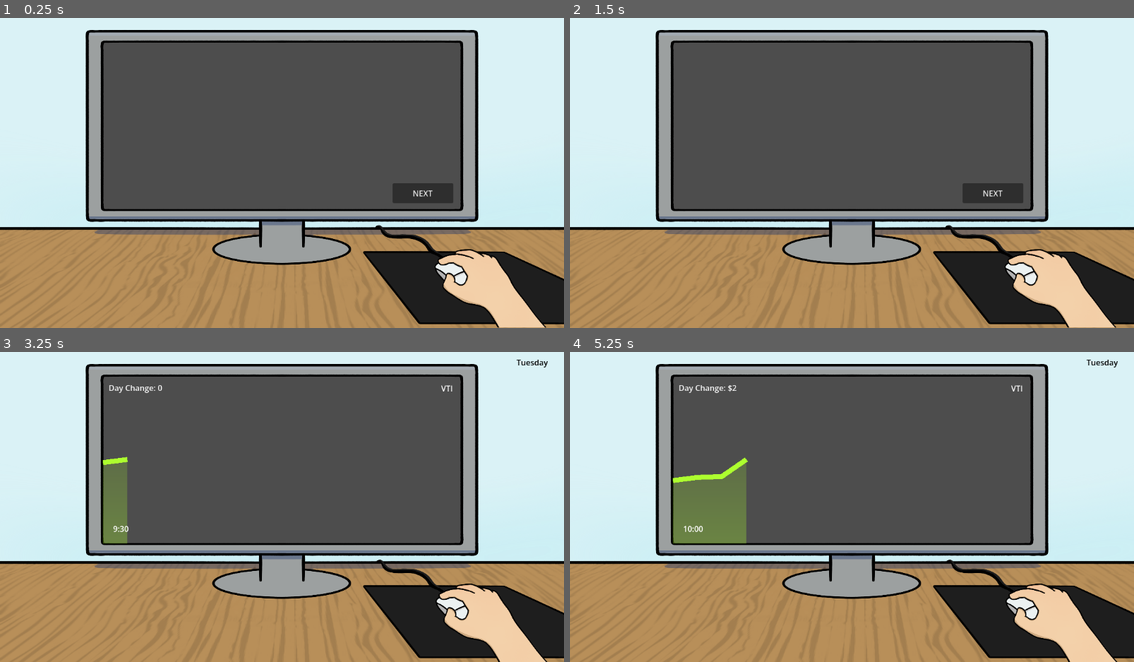
Above: before the commit, frames 1-4 (two rows, left to right).
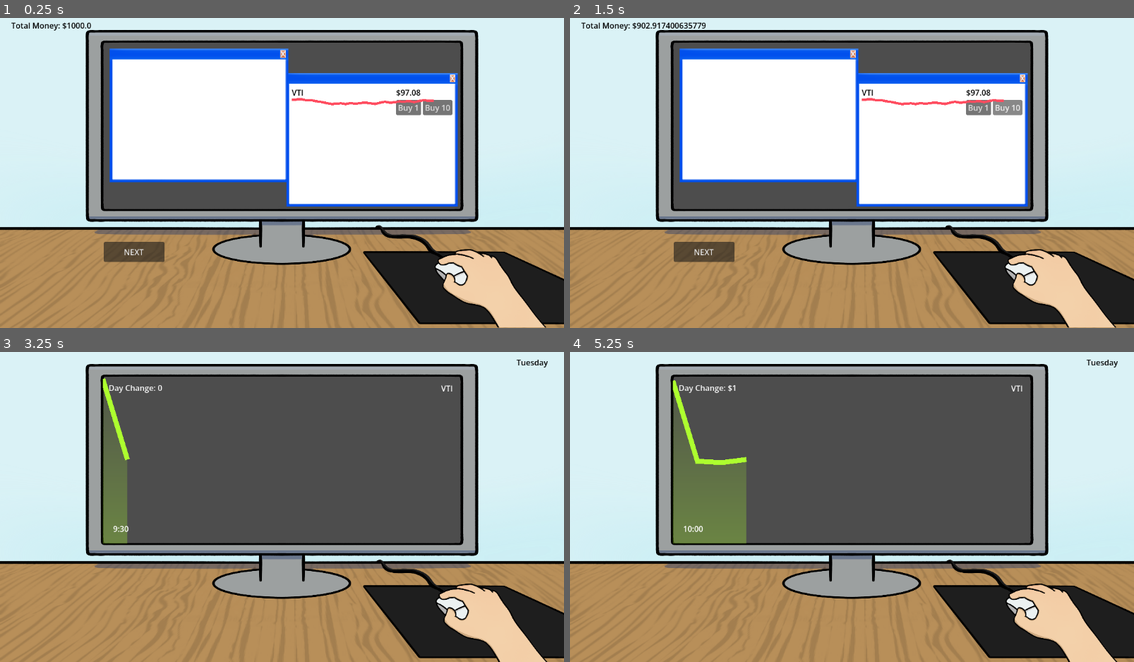
Above: after the commit, the same moments.

Repository: connorheyz/jamfest-2026-buy-signal-game
Game: Godot game, scene res://shop/shop.tscn
The game is run twice, just before and just after one commit, with the same random seed, the same clock (stepped at 60 frames per second) and the same inputs. The project has no main scene, so this scene is started directly. The engine's default icon, where the game draws it, is replaced by a stand-in: a white triangle on a blue panel in a dark square.
Inputs (mouse positions are in pixels of both pictures, inside the frame that each line leads up to):
- Up to frame 1 (0.25 s): no input
- Up to frame 2 (1.5 s): click (976, 107) at 0.5 s, where only the run after the commit has a clickable "Buy 1"; click (1009, 107) at 1.25 s, where only the run after the commit has a clickable "Buy 10"
- Up to frame 3 (3.25 s): click "NEXT" at 2 s; tap Enter at 2.75 s; move the mouse to (406, 488) at 2.77 s; hold A (buy) from 2.78 s (still down)
- Up to frame 4 (5.25 s): tap Space at 3.5 s; move the mouse to (739, 519) at 3.52 s; release A (buy) at 3.53 s; tap A (buy) at 3.6, 4.55, 5.1 s; move the mouse to (908, 432) at 4.27 s; hold D (sell) 4.28-5.03 s; tap Enter at 5 s; move the mouse to (823, 565) at 5.02 s

The runs differ from the first frame. In frame 1, 28% of the frame differs, in the area x 2-82%, y 1-79%; in frame 2, 28%; in frame 3, 0.6%; in frame 4, 1.3%.

Commit message:
Minor changes

Diff:
--- a/desktop/money_count.gd
+++ b/desktop/money_count.gd
@@ -22,7 +22,7 @@
 
 func set_label_text(value: float):
 	if value < 0:
-		text = "-$" + ('%.2f' % value)
+		text = "-$" + ('%.2f' % -value)
 		return
 	text = "$" + ('%.2f' % value)
 
--- /dev/null
+++ b/items/your_name_mug.tres
@@ -0,0 +1,12 @@
+[gd_resource type="Resource" script_class="SwagItem" format=3 uid="uid://c3bd0pq4i5i4m"]
+
+[ext_resource type="Script" uid="uid://db52rps2mfkon" path="res://shop/item.gd" id="1_e006u"]
+[ext_resource type="Texture2D" uid="uid://7loh41p8vpjr" path="res://test/Mug_Shop.png" id="2_8jkhe"]
+
+[resource]
+script = ExtResource("1_e006u")
+price = 100.0
+swag_points = 10.0
+name = "\"Your Name\" Mug"
+shop_icon = ExtResource("2_8jkhe")
+metadata/_custom_type_script = "uid://db52rps2mfkon"
--- a/player/player_save_state.gd
+++ b/player/player_save_state.gd
@@ -3,9 +3,22 @@
 
 var game_states: Array[GameState]
 
-var current_money: float
+var current_money: float = 1000
 
 var current_day: int = 0
 
+var holdings: = {}
+
+var stock_prices: = {}
+
+var items: Array[SwagItem]
+
 var previous_day_close: float
+
+@export var unlocked_items: Array[SwagItem]
+@export var unlocked_stocks: Array[Stock]
+
+func _ready() -> void:
+	stock_prices["VTI"] = 100;
+
 var holding: bool
--- a/price_engine/stock.gd
+++ b/price_engine/stock.gd
@@ -10,6 +10,8 @@
 var dont_change: int ## number of ticks to wait until rerolling out again; set by active cue
 var volatility: float
 var background_volatility: float
+
+var ticker: String = "VTI"
 
 enum FunctionType {
 	RANDOM,
--- /dev/null
+++ b/shop/item.gd
@@ -0,0 +1,9 @@
+extends Resource
+class_name SwagItem
+
+@export var price: float
+@export var swag_points: float
+
+@export var name: String
+
+@export var shop_icon: Texture2D
--- /dev/null
+++ b/shop/item_shop.gd
@@ -0,0 +1,21 @@
+extends VBoxContainer
+class_name ItemContainer
+
+var items: Array[SwagItem]
+var shop_item_scene: PackedScene
+
+# Called when the node enters the scene tree for the first time.
+func _ready() -> void:
+	get_parent().mouse_entered.connect(_bring_item_to_front)
+	items.clear()
+	for item in PlayerSaveState.unlocked_items:
+		if item not in PlayerSaveState.items:
+			items.append(item)
+	shop_item_scene = preload("res://shop/shop_item.tscn")
+	for item in items:
+		var shop_item_bar = shop_item_scene.instantiate()
+		shop_item_bar.item = item
+		add_child(shop_item_bar)
+
+func _bring_item_to_front() -> void:
+	z_index += 2
--- a/shop/shop.tscn
+++ b/shop/shop.tscn
@@ -2,8 +2,13 @@
 
 [ext_resource type="Texture2D" uid="uid://bwcp3gc2fhxd6" path="res://test/BaseBG.png" id="3_qsoi6"]
 [ext_resource type="Texture2D" uid="uid://dqqxtbnb1y38b" path="res://test/Hand.png" id="4_3mibv"]
-[ext_resource type="PackedScene" uid="uid://bh0n6ewvlmvep" path="res://desktop/minigame.tscn" id="4_mrnko"]
+[ext_resource type="Script" uid="uid://dmpl64mi8vmxh" path="res://shop/total_money_label.gd" id="4_mrnko"]
+[ext_resource type="Texture2D" uid="uid://o751xv776aef" path="res://test/Window.png" id="5_2wf2a"]
 [ext_resource type="Script" uid="uid://duspkodcoiisu" path="res://shop/next_button.gd" id="5_gy7ao"]
+[ext_resource type="Script" uid="uid://ded45xebtubf3" path="res://shop/item_shop.gd" id="7_orod7"]
+[ext_resource type="Script" uid="uid://cjhl6tca3aqc2" path="res://shop/stock_container.gd" id="9_bv5vx"]
+[ext_resource type="Script" uid="uid://th2tlyhy2w0t" path="res://price_engine/stock.gd" id="10_mmyc1"]
+[ext_resource type="Resource" uid="uid://be2tc1ql2dpmi" path="res://price_engine/stock.tres" id="10_orod7"]
 
 [node name="Shop" type="Control" unique_id=1725560712]
 layout_mode = 3
@@ -41,10 +46,66 @@
 
 [node name="Button" type="Button" parent="." unique_id=1471394089]
 layout_mode = 0
-offset_left = 802.0
-offset_top = 352.0
-offset_right = 926.0
-offset_bottom = 393.0
+offset_left = 212.0
+offset_top = 472.0
+offset_right = 336.0
+offset_bottom = 513.0
 text = "NEXT"
 script = ExtResource("5_gy7ao")
-minigame_scene = ExtResource("4_mrnko")
+
+[node name="Label" type="Label" parent="." unique_id=744864017]
+layout_mode = 0
+offset_left = 23.0
+offset_top = 18.0
+offset_right = 157.0
+offset_bottom = 70.0
+theme_override_colors/font_color = Color(0, 0, 0, 1)
+text = "Money: $500"
+script = ExtResource("4_mrnko")
+
+[node name="Shop" type="NinePatchRect" parent="." unique_id=776684479]
+z_index = 3
+layout_mode = 0
+offset_left = 224.0
+offset_top = 77.0
+offset_right = 589.0
+offset_bottom = 350.0
+size_flags_horizontal = 3
+size_flags_vertical = 3
+texture = ExtResource("5_2wf2a")
+patch_margin_left = 6
+patch_margin_top = 22
+patch_margin_right = 6
+patch_margin_bottom = 6
+
+[node name="ShopContainer" type="VBoxContainer" parent="Shop" unique_id=1839386935]
+layout_mode = 0
+offset_left = 13.0
+offset_top = 29.0
+offset_right = 352.0
+offset_bottom = 260.0
+script = ExtResource("7_orod7")
+
+[node name="StockShop" type="NinePatchRect" parent="." unique_id=637435342]
+z_index = 2
+layout_mode = 0
+offset_left = 585.0
+offset_top = 127.0
+offset_right = 935.0
+offset_bottom = 400.0
+size_flags_horizontal = 3
+size_flags_vertical = 3
+texture = ExtResource("5_2wf2a")
+patch_margin_left = 6
+patch_margin_top = 22
+patch_margin_right = 6
+patch_margin_bottom = 6
+
+[node name="StockContainer" type="VBoxContainer" parent="StockShop" unique_id=1427362734]
+layout_mode = 0
+offset_left = 11.0
+offset_top = 28.0
+offset_right = 339.0
+offset_bottom = 260.0
+script = ExtResource("9_bv5vx")
+stocks = Array[ExtResource("10_mmyc1")]([ExtResource("10_orod7")])
--- /dev/null
+++ b/shop/shop_item.gd
@@ -0,0 +1,26 @@
+extends HBoxContainer
+class_name ShopItem
+
+@export var buy_button: Button
+@export var price_label: Label
+@export var item_label: Label
+@export var item_icon: TextureRect
+
+@export var item: SwagItem
+
+# Called when the node enters the scene tree for the first time.
+func _ready() -> void:
+	buy_button.pressed.connect(_attempt_buy)
+	initialize_from_item(item)
+
+func _attempt_buy() -> void:
+	if (PlayerSaveState.current_money >= item.price):
+		PlayerSaveState.current_money -= item.price
+		PlayerSaveState.items.append(item)
+		queue_free()
+
+
+func initialize_from_item(item: SwagItem) -> void:
+	item_icon.texture = item.shop_icon
+	price_label.text = str(item.price)
+	item_label.text = item.name
--- /dev/null
+++ b/shop/shop_item.tscn
@@ -0,0 +1,34 @@
+[gd_scene format=3 uid="uid://bh3kcish21fcp"]
+
+[ext_resource type="Texture2D" uid="uid://cgyixomc34a5i" path="res://icon.svg" id="1_rchi8"]
+[ext_resource type="Script" uid="uid://dkfaii6jnoro0" path="res://shop/shop_item.gd" id="1_x1owf"]
+
+[node name="ShopItem" type="HBoxContainer" unique_id=1619776993 node_paths=PackedStringArray("buy_button", "price_label", "item_label", "item_icon")]
+script = ExtResource("1_x1owf")
+buy_button = NodePath("BuyContainer/BuyButton")
+price_label = NodePath("BuyContainer/PriceLabel")
+item_label = NodePath("ItemLabel")
+item_icon = NodePath("ItemIcon")
+
+[node name="ItemIcon" type="TextureRect" parent="." unique_id=2002947436]
+layout_mode = 2
+texture = ExtResource("1_rchi8")
+expand_mode = 3
+
+[node name="ItemLabel" type="Label" parent="." unique_id=422552996]
+layout_mode = 2
+size_flags_horizontal = 3
+theme_override_colors/font_color = Color(0, 0, 0, 1)
+text = "Item 1"
+
+[node name="BuyContainer" type="VBoxContainer" parent="." unique_id=337616089]
+layout_mode = 2
+
+[node name="PriceLabel" type="Label" parent="BuyContainer" unique_id=1589576568]
+layout_mode = 2
+theme_override_colors/font_color = Color(0, 0, 0, 1)
+text = "$100"
+
+[node name="BuyButton" type="Button" parent="BuyContainer" unique_id=547353989]
+layout_mode = 2
+text = "Buy"
--- /dev/null
+++ b/shop/stock_bar.gd
@@ -0,0 +1,40 @@
+extends HBoxContainer
+
+@export var stock_bar: StockTicker
+@export var stock: Stock
+
+@export var stock_ticker: Label
+@export var stock_price: Label
+
+@export var buy_ten: Button
+@export var buy_one: Button
+# Called when the node enters the scene tree for the first time.
+func _ready() -> void:
+	var price = 0
+	for i in range(30):
+		stock_bar.append_price(Price.new(price, i))
+		price += stock.get_next_diff()
+	if stock_bar.prices[-1].price > stock_bar.prices[0].price:
+		stock_bar.set_color(Color.GREEN_YELLOW)
+	if stock.ticker not in PlayerSaveState.holdings:
+		PlayerSaveState.stock_prices[stock.ticker] += stock_bar.prices[-1].price
+	stock_price.text = "$" + ('%.2f' % PlayerSaveState.stock_prices[stock.ticker])
+	stock_ticker.text = stock.ticker
+	buy_ten.pressed.connect(_attempt_buy_ten)
+	buy_one.pressed.connect(_attempt_buy_one)
+
+func _attempt_buy_ten() -> void:
+	if PlayerSaveState.current_money > PlayerSaveState.stock_prices[stock.ticker] * 10:
+		if stock.ticker in PlayerSaveState.holdings:
+			PlayerSaveState.holdings[stock.ticker] += 10
+		else:
+			PlayerSaveState.holdings[stock.ticker] = 10
+		PlayerSaveState.current_money -= PlayerSaveState.stock_prices[stock.ticker] * 10
+
+func _attempt_buy_one() -> void:
+	if PlayerSaveState.current_money > PlayerSaveState.stock_prices[stock.ticker]:
+		if stock.ticker in PlayerSaveState.holdings:
+			PlayerSaveState.holdings[stock.ticker] += 1
+		else:
+			PlayerSaveState.holdings[stock.ticker] = 1
+		PlayerSaveState.current_money -= PlayerSaveState.stock_prices[stock.ticker]
--- /dev/null
+++ b/shop/stock_bar.tscn
@@ -0,0 +1,61 @@
+[gd_scene format=3 uid="uid://dx4k86lq1e2by"]
+
+[ext_resource type="Script" uid="uid://cthybg66vpiyq" path="res://shop/stock_bar.gd" id="1_lwoi5"]
+[ext_resource type="Resource" uid="uid://be2tc1ql2dpmi" path="res://price_engine/stock.tres" id="2_dt6tl"]
+[ext_resource type="Script" uid="uid://b04apjaej1l6x" path="res://stock_chart/live_stock_ticker.gd" id="3_f83bh"]
+
+[node name="StockBar" type="HBoxContainer" unique_id=420853837 node_paths=PackedStringArray("stock_bar", "stock_ticker", "stock_price", "buy_ten", "buy_one")]
+script = ExtResource("1_lwoi5")
+stock_bar = NodePath("StockBox/LiveView")
+stock = ExtResource("2_dt6tl")
+stock_ticker = NodePath("StockBox/Ticker")
+stock_price = NodePath("BuyContainer/Price")
+buy_ten = NodePath("BuyContainer/BuyButtons/BuyTen")
+buy_one = NodePath("BuyContainer/BuyButtons/BuyOne")
+
+[node name="StockBox" type="VBoxContainer" parent="." unique_id=1934263757]
+layout_mode = 2
+size_flags_horizontal = 3
+
+[node name="Ticker" type="Label" parent="StockBox" unique_id=1010118792]
+layout_mode = 2
+theme_override_colors/font_color = Color(0, 0, 0, 1)
+text = "VTI"
+
+[node name="LiveView" type="Container" parent="StockBox" unique_id=1216769931]
+layout_mode = 2
+size_flags_vertical = 3
+script = ExtResource("3_f83bh")
+horizontal_spacing = 10.0
+vertical_scaling = 0.5
+follow_ticks = false
+
+[node name="StockLine" type="Line2D" parent="StockBox/LiveView" unique_id=906930679]
+unique_name_in_owner = true
+z_index = 5
+width = 5.0
+default_color = Color(1, 0.29656258, 0.37273479, 1)
+
+[node name="StockPolygon" type="Polygon2D" parent="StockBox/LiveView" unique_id=972420262]
+unique_name_in_owner = true
+z_index = 5
+color = Color(0.9991538, 0.59077847, 0.5653776, 1)
+
+[node name="BuyContainer" type="VBoxContainer" parent="." unique_id=1157045812]
+layout_mode = 2
+
+[node name="Price" type="Label" parent="BuyContainer" unique_id=650167422]
+layout_mode = 2
+theme_override_colors/font_color = Color(0, 0, 0, 1)
+text = "$4.57"
+
+[node name="BuyButtons" type="HBoxContainer" parent="BuyContainer" unique_id=1302051727]
+layout_mode = 2
+
+[node name="BuyOne" type="Button" parent="BuyContainer/BuyButtons" unique_id=260066879]
+layout_mode = 2
+text = "Buy 1"
+
+[node name="BuyTen" type="Button" parent="BuyContainer/BuyButtons" unique_id=720708857]
+layout_mode = 2
+text = "Buy 10"
--- /dev/null
+++ b/shop/stock_container.gd
@@ -0,0 +1,13 @@
+extends VBoxContainer
+class_name StockContainer
+
+@export var stocks: Array[Stock]
+var stock_item_scene: PackedScene
+
+# Called when the node enters the scene tree for the first time.
+func _ready() -> void:
+	stock_item_scene = preload("res://shop/stock_bar.tscn")
+	for stock in stocks:
+		var stock_item = stock_item_scene.instantiate()
+		stock_item.stock = stock
+		add_child(stock_item)
--- /dev/null
+++ b/shop/total_money_label.gd
@@ -0,0 +1,5 @@
+extends Label
+
+# Called every frame. 'delta' is the elapsed time since the previous frame.
+func _process(delta: float) -> void:
+	text = "Total Money: $" + str(PlayerSaveState.current_money)
--- a/stock_chart/live_stock_ticker.gd
+++ b/stock_chart/live_stock_ticker.gd
@@ -5,22 +5,30 @@
 @export var vertical_scaling: float = 3.0
 @export var ticker_size: float = 10.0
 
+@export var follow_ticks: bool = true
+
 var vertices: Array[Vector2]
 var prices: Array[Price]
 
 var origin_y: float
 var origin_x: float
+var size_x: float
+var size_y: float
 var floor: float = 0
 var offset: Vector2 = Vector2.ZERO
 
+var initialized: bool = false
+
 func _ready() -> void:
-	var size_x = get_global_rect().size.x
-	var size_y = get_global_rect().size.y
+	await get_tree().process_frame
+	size_x = get_global_rect().size.x
+	size_y = get_global_rect().size.y
 	var position_x = get_global_rect().position.x
 	var position_y = get_global_rect().position.y
 	origin_y = (position_y/size_y) + (size_y/2)
 	origin_x = (position_x/size_x)
 	floor = origin_y + size_y/2
+
 
 func price_to_height(price: Price) -> float:
 	return origin_y - price.price * vertical_scaling
@@ -50,7 +58,9 @@
 	return arr
 
 func create_polygons_from_price_vertices():
-	var transformed_vertices = transform_verticies().slice(-20)
+	var transformed_vertices = transform_verticies()
+	if follow_ticks:
+		transformed_vertices = transformed_vertices.slice(-20)
 	transformed_vertices.append(Vector2((transformed_vertices[-1]).x, floor))
 	transformed_vertices.append(Vector2((transformed_vertices[0]-offset).x, floor))
 	return transformed_vertices
@@ -59,7 +69,9 @@
 	prices.append(price)
 	var vertex: Vector2 = create_vertex_for_price(price)
 	vertices.append(vertex)
-	offset = Vector2(max(0,(price_to_offset(prices[-1])) - (origin_x + get_global_rect().size.x/2)), price_to_height(prices[-1]) - origin_y)
+	if follow_ticks:
+		offset = Vector2(max(0,(price_to_offset(prices[-1])) - (origin_x + get_global_rect().size.x/2)), price_to_height(prices[-1]) - origin_y)
 	%StockLine.points = transform_verticies()
 	var price_polygon: Array[Vector2] = create_polygons_from_price_vertices()
-	%StockPolygon.polygon = price_polygon
+	if follow_ticks:
+		%StockPolygon.polygon = price_polygon
Not shown: 1 places in desktop/minigame.tscn that only renumber resources
Not shown, added: shop/item.gd.uid
Not shown, added: shop/item_shop.gd.uid
Not shown, added: shop/shop_item.gd.uid
Not shown, added: shop/stock_bar.gd.uid
Not shown, added: shop/stock_container.gd.uid
Not shown, added: shop/total_money_label.gd.uid
Binary file added: test/Mug_Shop.png
Not shown, added: test/Mug_Shop.png.import
Binary file added: test/Window.png
Not shown, added: test/Window.png.import
Not shown, added: shop/shop.tscn84726761975.tmp
